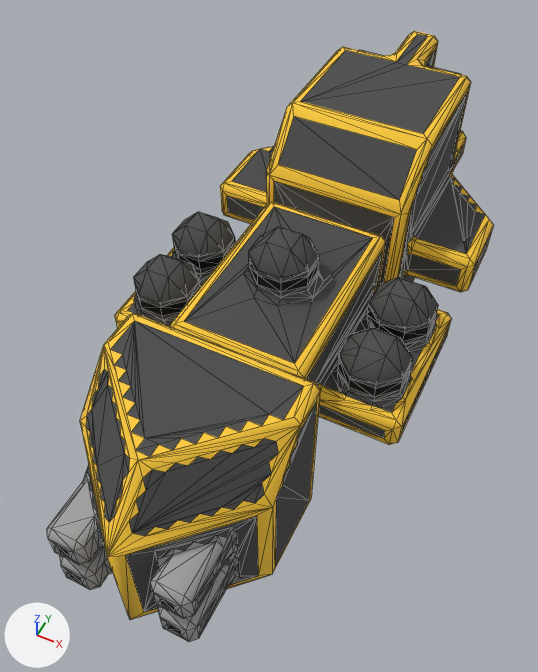
Before and after pictures for a commit that changed the OBJ model src/jsMain/resources/meshes/mechyrdia-2-pilum-class.obj.
One viewpoint serves both versions: a 50 mm lens placed at (17.9, -41.7, 53.2), pointed at (-0.9, -4.3, 6.4). Arrows for +X, +Y and +Z are at lower left; the lights stay in place. Mesh edges are drawn as thin lines. Where no turn or scale is listed for an object, it has been applied to the vertices.

The first picture shows 'mechyrdia-2-pilum-class'.
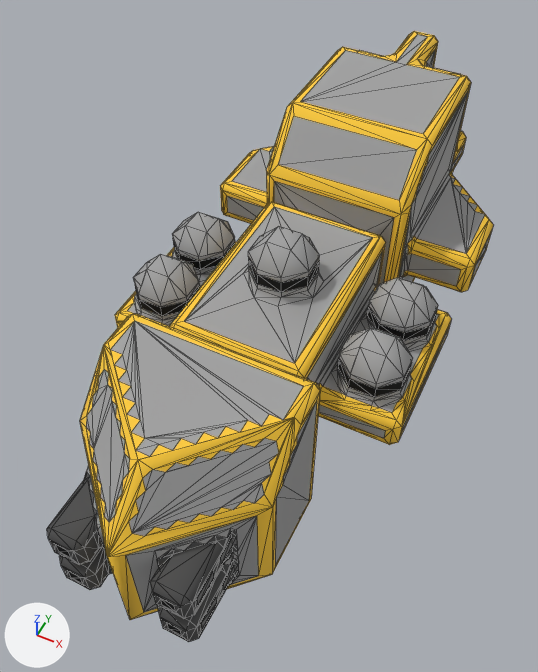
The newer file is also turned or shifted as a whole; pictures and numbers use the older file's frame.

Pixel boxes (x1, y1, x2, y2) of what changed, in the pictures (538 x 672 px; the box of a moved part takes in the faces that stretch with it):
```json
{"part": 1, "of": "me_mechyrdia_2_pilum_class", "change": "moved or reshaped", "before": [86, 250, 430, 548], "after": [94, 219, 430, 574]}
{"part": 2, "of": "me_mechyrdia_2_pilum_class", "change": "surface changed", "before": [47, 34, 490, 642], "after": [47, 34, 490, 642]}
```

The change, as JSON lines over the scene's bpy script:
```json
{"block": "me_mechyrdia_2_pilum_class", "where": "# used by ob_mechyrdia_2_pilum_class; location = (0.0, 0.0, 0.0)"}
{"op": "remove", "block": "me_mechyrdia_2_pilum_class", "code": "me_mechyrdia_2_pilum_class.from_pydata(...)  # 1625 vertices, 2989 faces; spans x -12.5..12.5, y -28.0..28.0, z 0.0..19.0"}
{"op": "add", "block": "me_mechyrdia_2_pilum_class", "code": "me_mechyrdia_2_pilum_class.from_pydata(...)  # 1622 vertices, 2988 faces; spans x -12.5..12.5, y -28.0..28.0, z 0.0..19.0"}
{"block": "me_mechyrdia_2_pilum_class", "change": "me_mechyrdia_2_pilum_class part 1: 5 vertices moved from x -7.5..11.0, y -24.5..-2.0, z 1.7..11.5 to x -7.0..10.5, y -24.5..-2.5, z 1.7..11.5; 14 vertices removed from x -6.0..11.0, y -25.3..-2.0, z 1.7..15.5; 12 vertices added at x -8.0..7.5, y -25.3..1.0, z 1.7..15.0"}
{"block": "me_mechyrdia_2_pilum_class", "change": "me_mechyrdia_2_pilum_class part 2: 1534 kept faces spanning x -11.7..12.5, y -28.0..28.0, z 0.0..19.0 get new texture (UV) coordinates"}
```
